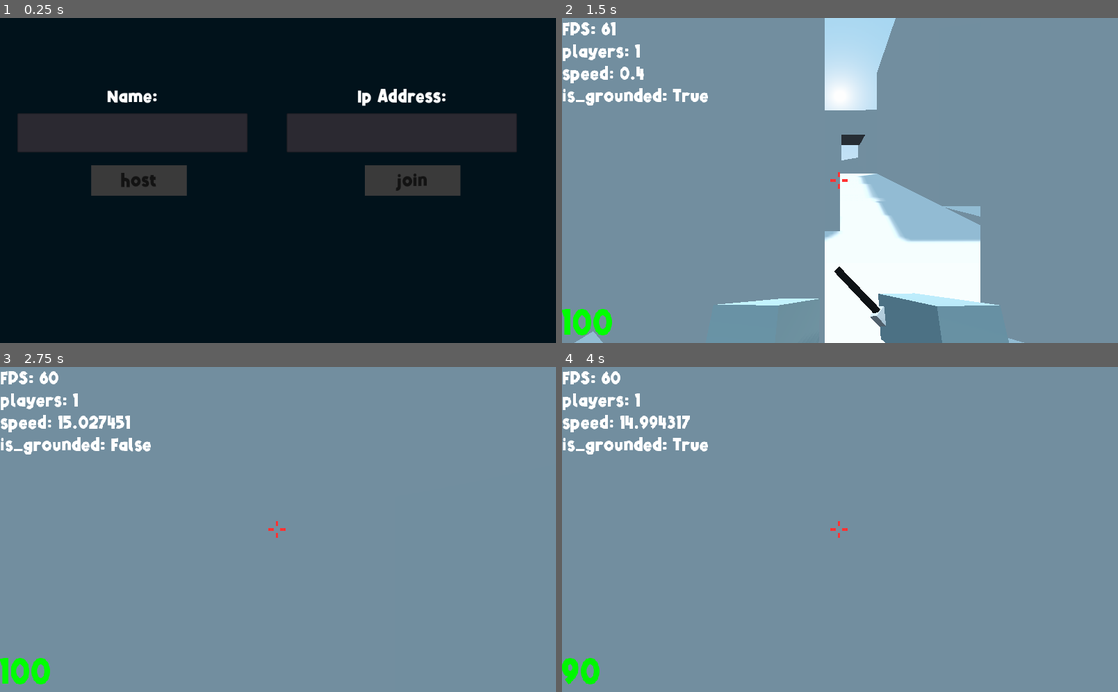
Above: before the commit, frames 1-4 (two rows, left to right).
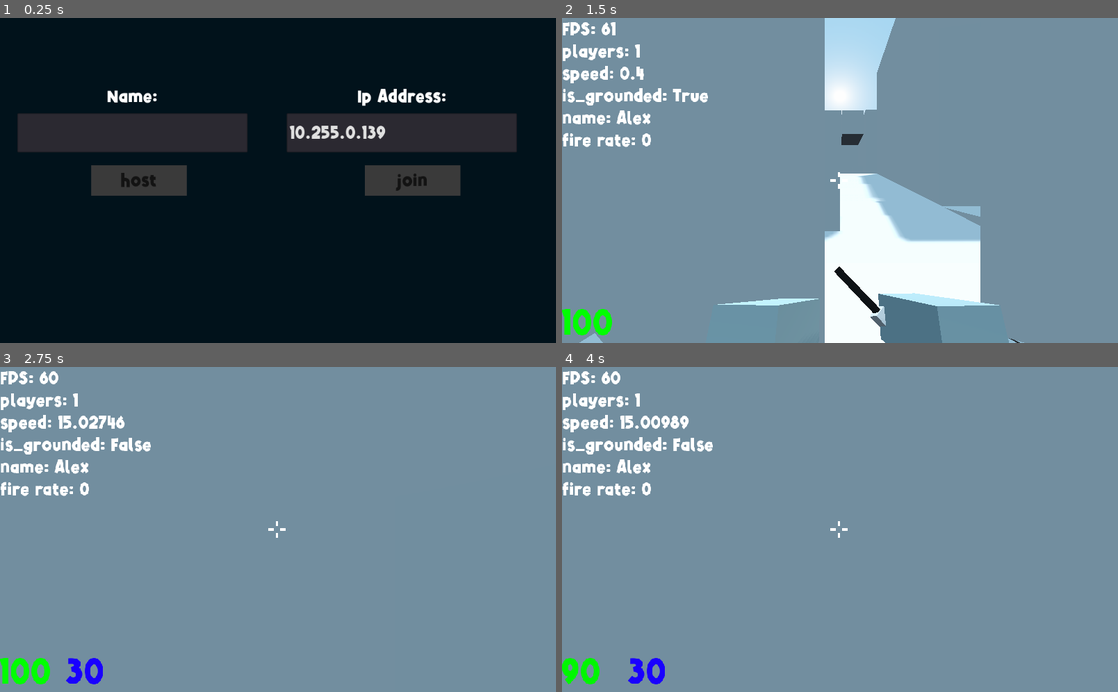
Above: after the commit, the same moments.

Repository: miklaskarjalainen/Togmen
Game: Godot game, scene res://source/scenes/title_screen.tscn
Two runs of this game, one before a commit and one after it. Both use one fixed random seed, a clock stepped at 60 frames per second and the inputs below. Sound files missing from this copy of the repository are replaced by a short silence.
Inputs (mouse positions are in pixels of both pictures, inside the frame that each line leads up to):
- Up to frame 1 (0.25 s): no input
- Up to frame 2 (1.5 s): click (695, 131) at 0.52 s; type "Alex" at 0.6 s; click "host" at 1.25 s
- Up to frame 3 (2.75 s): move the mouse to (305, 529) at 2.02 s; press the mouse at (305, 529) at 2.03 s; hold W (forwards) from 2.03 s (still down); tap Space (jump) at 2.27 s; tap 3 (web_3) at 2.3 s
- Up to frame 4 (4 s): keep holding W (forwards); move the mouse to (812, 529) at 2.77 s; release the mouse at (812, 529) at 2.78 s; tap 3 (web_3) at 2.85, 3.8 s; tap Space (jump) at 3.02 s; click (812, 529) at 3.05 s; move the mouse to (851, 523) at 3.52 s; tap G (hurt) at 3.6 s

The runs differ from the first frame. In frame 1, 0.4% of the frame differs, in the area x 52-70%, y 33-38%; in frame 2, 0.8%; in frame 3, 1.0%; in frame 4, 1.4%, in the area x 0-52%, y 14-98%.

Commit message:
Elimantion kileld tags and more

Diff:
--- a/assets/weapons/weapon.gd
+++ b/assets/weapons/weapon.gd
@@ -25,12 +25,15 @@
 		reload()
 
 # Methods #
-func reload():
+func reload(var fast := false):
 	if max_ammo == 0:
 		return
 	if cur_ammo >= max_ammo:
 		return
 	if is_reloading():
+		return
+	if fast: #Reloading without the animation
+		_on_animation_finish("reload")
 		return
 	_play_anim("reload")
 
@@ -46,10 +49,13 @@
 	if cur_ammo <= 0 and max_ammo != 0:
 		return false
 
+	# Shooting #
 	fire_rate_counter = fire_rate
 	cur_ammo -= 1
 	_play_anim("attack1")
+
 	return true
+
 
 # Getters / Setters #
 func get_cur_ammo() -> int:
@@ -86,5 +92,11 @@
 # Signals #
 
 func _on_animation_finish(anim_name:String):
+	if !visible:
+		return
+
 	if anim_name == "reload":
 		cur_ammo = max_ammo
+	# Auto Reload
+	elif anim_name == "attack1" and cur_ammo == 0:
+		reload()
--- a/source/entities/actors/hand.gd
+++ b/source/entities/actors/hand.gd
@@ -16,6 +16,8 @@
 		set_physics_process(false)
 
 func _physics_process(_delta:float):
+	Debug.add_line("fire rate", get_weapon().fire_rate_counter)
+
 	_handle_weapon_switching()
 	_handle_shooting()
 
@@ -24,6 +26,8 @@
 		_switch_weapon(0)
 	if Input.is_action_just_pressed("web_2"):
 		_switch_weapon(1)
+	if Input.is_action_just_pressed("web_3"):
+		_switch_weapon(2)
 
 func _handle_shooting():
 	if Input.is_action_just_pressed("shoot"):
@@ -38,7 +42,7 @@
 		return
 
 	# Set the raycast to the correct length
-	var max_length := get_weapon().get_max_range() as int
+	var max_length:int = get_weapon().get_max_range()
 	raycast.cast_to = Vector3(0,0, -max_length)
 	raycast.force_raycast_update()
 
@@ -51,9 +55,6 @@
 
 puppet func _switch_weapon(web:int):
 	if is_network_master():
-		if get_weapon().is_reloading():
-			return
-
 		rpc("_switch_weapon", web)
 
 	current_weapon = get_children()[web]
--- a/source/entities/actors/player.gd
+++ b/source/entities/actors/player.gd
@@ -5,21 +5,26 @@
 const GRAVITY     = 24
 
 onready var camera  := $camera_lock/camera
+onready var gui     := $ui/gui/
+var peer_name       := ""
 
 func _ready():
 	if is_network_master():
 		$body.visible = false
+		peer_name = Net.master_name
 
 func _physics_process(delta:float):
 	if is_network_master(): # This is in player's control
 		_do_player_movement(delta)
-		_send_position()
+		_update_name(peer_name)
+		_update_position(translation, $camera_lock.rotation)
+		_update_capsule_color(GameSettings.get_value("capsule_color", Color(1.0, 0.3, 0.3, 1.0)))
 
 		if Input.is_action_just_pressed("suicide"):
 			_respawn()
 		if Input.is_action_just_pressed("hurt"):
 			health -= 10
-
+		Debug.add_line("name", peer_name)
 		if health <= 0:
 			_respawn()
 
@@ -49,13 +54,32 @@
 	motion.y = move_and_slide(motion, Vector3.UP, true, 4).y
 
 func _respawn():
+	# Full heal
 	health = 100
+	# Reload all guns
+	for gun in $camera_lock/hand.get_children():
+		gun.reload(true)
+	# Respawn
 	global_transform = get_parent().get_spawn()
 
 # Networking #
-puppet func _update_info(_translation:Vector3, _rotation:Vector3):
+puppet func _update_name(_peer_name:String):
+	if is_network_master():
+		rpc("_update_name", peer_name)
+	peer_name = _peer_name
+
+puppet func _update_position(_translation:Vector3, _rotation:Vector3):
+	if is_network_master():
+		rpc_unreliable("_update_position", _translation, _rotation)
+		return
 	translation            = _translation
 	$camera_lock.rotation  = _rotation
+
+puppet func _update_capsule_color(_color:Color):
+	if is_network_master():
+		rpc_unreliable("_update_capsule_color", _color)
+		return
+	$body.material.albedo_color = _color
 
 master func _damage(dmg:int):
 	var by_who := get_tree().get_rpc_sender_id()
@@ -63,13 +87,19 @@
 	print("damaged: %s, by: %s" % [dmg, by_who])
 
 	if health <= 0:
-		print("got killed by: ", by_who)
+		gui.killed_by(get_peer_name(by_who))
+		get_peer(by_who).rpc_id(by_who, "_eliminated_peer", get_unique_id())
 		_respawn()
 
-func _send_position():
-	rpc_unreliable("_update_info", translation, $camera_lock.rotation)
+master func _eliminated_peer(id:int):
+	gui.eliminated(get_peer_name(id))
 
 # Getters / Setters #
+func get_peer(id:int):
+	return get_parent().get_node(str(id))
+
+func get_peer_name(var id := get_unique_id()) -> String:
+	return get_parent().get_peer_name(id)
 
 func get_unique_id() -> int:
 	return int(name)
--- a/source/entities/actors/player.tscn
+++ b/source/entities/actors/player.tscn
@@ -1,7 +1,8 @@
-[gd_scene load_steps=12 format=2]
+[gd_scene load_steps=13 format=2]
 
 [ext_resource path="res://source/entities/actors/player.gd" type="Script" id=1]
 [ext_resource path="res://source/entities/actors/camera.gd" type="Script" id=2]
+[ext_resource path="res://assets/weapons/deagle/Deagle.tscn" type="PackedScene" id=3]
 [ext_resource path="res://source/ui/ui.gd" type="Script" id=4]
 [ext_resource path="res://source/ui/gui.tscn" type="PackedScene" id=5]
 [ext_resource path="res://assets/weapons/knife/Knife.tscn" type="PackedScene" id=6]
@@ -34,7 +35,7 @@
 [node name="shoot_ray" type="RayCast" parent="camera_lock"]
 transform = Transform( 1, 0, 0, 0, 1, 0, 0, 0, 1, 0, 0.931604, -0.600105 )
 enabled = true
-cast_to = Vector3( 0, 0, -3 )
+cast_to = Vector3( 0, 0, -200 )
 collision_mask = 3
 
 [node name="hand" type="Spatial" parent="camera_lock"]
@@ -55,6 +56,13 @@
 is_auto = true
 max_range = 3
 
+[node name="Deagle" parent="camera_lock/hand" instance=ExtResource( 3 )]
+transform = Transform( 3, 0, 0, 0, 3, 0, 0, 0, 3, 0, 0, 0 )
+script = ExtResource( 9 )
+base_damage = 43
+max_ammo = 7
+fire_rate = 0.4
+
 [node name="AK-47" parent="camera_lock/hand" instance=ExtResource( 7 )]
 transform = Transform( 3, 0, 0, 0, 3, 0, 0, 0, 3, 0, 0, 0 )
 base_damage = 14
--- a/source/scenes/peers.gd
+++ b/source/scenes/peers.gd
@@ -24,6 +24,9 @@
 	var spawns := current_map.get_node("spawns").get_children()
 	var i      := randi() % spawns.size()
 	return spawns[i].global_transform
+
+func get_peer_name(id:int) -> String:
+	return get_node(str(id)).peer_name
 
 func _delete_peer(id:int):
 	get_node(str(id)).queue_free()
--- a/source/scenes/title_screen.gd
+++ b/source/scenes/title_screen.gd
@@ -7,6 +7,7 @@
 
 func _ready():
 	Net.connect("on_connection_ready", self, "_on_connection_ready")
+	IP_edit.text = GameSettings.get_value("default_ip", "127.0.0.1")
 
 func _physics_process(delta:float) -> void:
 	host_btn.disabled = true
@@ -25,4 +26,5 @@
 	Net.create_client(ip)
 
 func _on_connection_ready():
+	Net.set_master_name(name_edit.text)
 	get_tree().change_scene("res://source/scenes/game.tscn")
--- a/source/singleton/net.gd
+++ b/source/singleton/net.gd
@@ -6,6 +6,7 @@
 signal on_peer_connect(id)
 signal on_peer_disconnect(id)
 
+var master_name := ""
 
 func _ready():
 	get_tree().connect("network_peer_connected",    self, "_on_peer_connect")
@@ -36,6 +37,9 @@
 
 
 # Getters / Setters #
+func set_master_name(peer_name:String):
+	master_name = peer_name
+
 func peer_quit() -> void:
 	get_tree().network_peer = null
 
--- a/source/ui/gui.gd
+++ b/source/ui/gui.gd
@@ -17,6 +17,22 @@
 	_update_ammo()
 	_update_crosshair()
 
+# Methods #
+
+func hitmark_play():
+	$hitmark/anim.play("hit")
+	$hitmark/sfx.play()
+
+func eliminated(peer_name:String):
+	$elimination.text = "Eliminated %s!" % peer_name
+	$elimination/anim.play("show")
+	$elimination.add_color_override("font_color", Color.green)
+
+func killed_by(peer_name:String):
+	$elimination.text = "Got killed by %s!" % peer_name
+	$elimination/anim.play("show")
+	$elimination.add_color_override("font_color", Color.red)
+
 func _update_health():
 	var health := actor_node.health as int
 	var text_color := Color(0,0,0,1)
@@ -35,6 +51,14 @@
 func _update_crosshair():
 	$crosshair.modulate = GameSettings.get_value("crosshair_color", Color(1.0, 1.0, 1.0, 1.0))
 
-func hitmark_play():
-	$hitmark/anim.play("hit")
-	$hitmark/sfx.play()
+
+# Signals #
+
+func _on_anim_animation_finished(anim_name:String):
+	if anim_name != "show":
+		return
+	$elimination/anim.play("hide")
+
+
+func _on_sfx_finished():
+	$hitmark/sfx.stop()
--- a/source/ui/gui.tscn
+++ b/source/ui/gui.tscn
@@ -27,6 +27,49 @@
 "values": [ Color( 1, 1, 1, 0.352941 ), Color( 1, 1, 1, 0 ) ]
 }
 
+[sub_resource type="Animation" id=4]
+resource_name = "hide"
+tracks/0/type = "value"
+tracks/0/path = NodePath(".:modulate")
+tracks/0/interp = 1
+tracks/0/loop_wrap = true
+tracks/0/imported = false
+tracks/0/enabled = true
+tracks/0/keys = {
+"times": PoolRealArray( 0.7, 1 ),
+"transitions": PoolRealArray( 1, 1 ),
+"update": 0,
+"values": [ Color( 1, 1, 1, 1 ), Color( 1, 1, 1, 0 ) ]
+}
+
+[sub_resource type="Animation" id=5]
+resource_name = "show"
+length = 3.0
+tracks/0/type = "value"
+tracks/0/path = NodePath(".:rect_scale")
+tracks/0/interp = 1
+tracks/0/loop_wrap = true
+tracks/0/imported = false
+tracks/0/enabled = true
+tracks/0/keys = {
+"times": PoolRealArray( 0.1, 0.3 ),
+"transitions": PoolRealArray( 1, 1 ),
+"update": 0,
+"values": [ Vector2( 2, 2 ), Vector2( 1, 1 ) ]
+}
+tracks/1/type = "value"
+tracks/1/path = NodePath(".:modulate")
+tracks/1/interp = 1
+tracks/1/loop_wrap = true
+tracks/1/imported = false
+tracks/1/enabled = true
+tracks/1/keys = {
+"times": PoolRealArray( 0, 0.2 ),
+"transitions": PoolRealArray( 1, 1 ),
+"update": 0,
+"values": [ Color( 1, 1, 1, 0 ), Color( 1, 1, 1, 1 ) ]
+}
+
 [node name="gui" type="Control"]
 anchor_right = 1.0
 anchor_bottom = 1.0
@@ -73,6 +116,7 @@
 margin_bottom = 16.0
 __meta__ = {
 "_edit_group_": true,
+"_edit_lock_": true,
 "_edit_use_anchors_": false
 }
 
@@ -140,6 +184,7 @@
 rect_rotation = 45.0
 __meta__ = {
 "_edit_group_": true,
+"_edit_lock_": true,
 "_edit_use_anchors_": false
 }
 
@@ -200,3 +245,29 @@
 
 [node name="sfx" type="AudioStreamPlayer" parent="hitmark"]
 stream = ExtResource( 3 )
+
+[node name="elimination" type="Label" parent="."]
+modulate = Color( 1, 1, 1, 0 )
+anchor_left = 0.5
+anchor_top = 0.5
+anchor_right = 0.5
+anchor_bottom = 0.5
+margin_left = -512.0
+margin_top = -300.0
+margin_right = 512.0
+margin_bottom = 4.0
+rect_scale = Vector2( 2, 2 )
+rect_pivot_offset = Vector2( 512, 152 )
+text = "Eliminated PROJONYZ!"
+align = 1
+valign = 1
+__meta__ = {
+"_edit_use_anchors_": false
+}
+
+[node name="anim" type="AnimationPlayer" parent="elimination"]
+anims/hide = SubResource( 4 )
+anims/show = SubResource( 5 )
+
+[connection signal="finished" from="hitmark/sfx" to="." method="_on_sfx_finished"]
+[connection signal="animation_finished" from="elimination/anim" to="." method="_on_anim_animation_finished"]
--- a/source/worlds/dust2.tscn
+++ b/source/worlds/dust2.tscn
@@ -55,8 +55,8 @@
 depth = 46.0
 
 [node name="short_floor" type="CSGBox" parent="mid"]
-transform = Transform( 1, 0, 0, 0, 1, 0, 0, 0, 1, -18.1038, 1.42209, -11 )
-width = 26.0
+transform = Transform( 1, 0, 0, 0, 1, 0, 0, 0, 1, -23.4562, 1.42209, -11 )
+width = 36.8407
 height = 6.0
 depth = 50.0
 
@@ -67,14 +67,14 @@
 depth = 82.4996
 
 [node name="short_wall3" type="CSGBox" parent="mid"]
-transform = Transform( 1, 0, 0, 0, 1, 0, 0, 0, 1, -24, 12.4221, -18 )
-width = 21.7309
+transform = Transform( 1, 0, 0, 0, 1, 0, 0, 0, 1, -29, 12.4221, -18 )
+width = 30.0
 height = 28.0
 depth = 46.0
 
 [node name="short_wall4" type="CSGBox" parent="mid"]
-transform = Transform( 1, 0, 0, 0, 1, 0, 0, 0, 1, -21, 12.4221, 18 )
-width = 32.0
+transform = Transform( 1, 0, 0, 0, 1, 0, 0, 0, 1, -24.141, 12.4221, 17.974 )
+width = 38.4628
 height = 28.0
 depth = 8.0
 
@@ -88,7 +88,13 @@
 transform = Transform( 1, 0, 0, 0, 1, 0, 0, 0, 1, 23, 12.4221, -46.6482 )
 width = 10.0
 height = 28.0
-depth = 134.0
+depth = 96.328
+
+[node name="mid_wall7" type="CSGBox" parent="mid"]
+transform = Transform( 1, 0, 0, 0, 1, 0, 0, 0, 1, 30.1715, 12.3958, -46.6414 )
+width = 10.0
+height = 28.0
+depth = 192.386
 
 [node name="mid_wall4" type="CSGBox" parent="mid"]
 transform = Transform( 1, 0, 0, 0, 1, 0, 0, 0, 1, 13.4607, 12.4221, -72.7529 )
@@ -103,8 +109,8 @@
 depth = 23.1222
 
 [node name="mid_wall6" type="CSGBox" parent="mid"]
-transform = Transform( 1, 0, 0, 0, 1, 0, 0, 0, 1, 4.61387, 22.4221, -68.7529 )
-width = 8.09328
+transform = Transform( 1, 0, 0, 0, 1, 0, 0, 0, 1, 4.22537, 22.4055, -68.6109 )
+width = 7.22301
 height = 8.0
 depth = 23.1222
 
@@ -127,12 +133,105 @@
 [node name="ct_floor" type="CSGBox" parent="mid"]
 transform = Transform( 1, 0, 0, 0, 1, 0, 0, 0, 1, 2, -1, 18.4315 )
 width = 34.0
+depth = 38.2715
+
+[node name="ct_floor2" type="CSGBox" parent="mid"]
+transform = Transform( 0.993003, 0.118092, 0, -0.118092, 0.993003, 0, 0, 0, 1, -11.5461, -0.466768, 28.8402 )
+width = 61.3009
 depth = 22.0
 
 [node name="lower_floor" type="CSGBox" parent="mid"]
-transform = Transform( 1, 0, 0, 0, 1, 0, 0, 0, 1, 15, 0, 5.43147 )
-width = 14.0
-depth = 8.0
+transform = Transform( 1, 0, 0, 0, 1, 0, 0, 0, 1, 16.8761, 0, 5.43147 )
+width = 17.8914
+depth = 65.4563
+
+[node name="a" type="CSGCombiner" parent="."]
+transform = Transform( 1, 0, 0, 0, 1, 0, 0, 0, 1, 0.0100937, -3.8147e-06, -0.0741062 )
+use_collision = true
+
+[node name="mid_door3" type="CSGBox" parent="a"]
+transform = Transform( -0.914155, 0, -0.405365, 0, 1, 0, 0.405365, 0, -0.914155, -53.4261, 8.17328, -62.2491 )
+width = 6.0
+height = 8.0
+depth = 1.0
+
+[node name="mid_door4" type="CSGBox" parent="a"]
+transform = Transform( -0.94071, -0.00151281, -0.339209, -0.00179646, 0.999998, 0.000522214, 0.339207, 0.00110063, -0.940711, -62.8121, 7.99787, -63.7984 )
+width = 8.0
+height = 8.0
+depth = 1.0
+
+[node name="mid_door5" type="CSGBox" parent="a"]
+transform = Transform( -0.914155, 0, -0.405365, 0, 1, 0, 0.405365, 0, -0.914155, -53.4261, 8.59375, -39.5287 )
+width = 6.0
+height = 8.0
+depth = 1.0
+
+[node name="mid_door6" type="CSGBox" parent="a"]
+transform = Transform( -0.94071, -0.00151281, -0.339209, -0.00179646, 0.999998, 0.000522214, 0.339207, 0.00110063, -0.940711, -62.756, 8.40137, -41.0919 )
+width = 8.0
+height = 8.0
+depth = 1.0
+
+[node name="mid_door7" type="CSGBox" parent="a"]
+transform = Transform( 0.984729, 0, 0.174095, 0, 1, 0, -0.174095, 0, 0.984729, -63.5029, 6.85042, -45.3352 )
+width = 5.11795
+height = 5.01821
+depth = 8.82065
+
+[node name="short_wall5" type="CSGBox" parent="a"]
+transform = Transform( 1, 0, 0, 0, 1, 0, 0, 0, 1, -47, 12.4221, -34.7656 )
+width = 7.84161
+height = 28.0
+depth = 68.6872
+
+[node name="short_wall6" type="CSGBox" parent="a"]
+transform = Transform( 1, 0, 0, 0, 1, 0, 0, 0, 1, -70.2795, 12.4547, -78.8707 )
+width = 7.84161
+height = 28.0
+depth = 80.6619
+
+[node name="short_wall10" type="CSGBox" parent="a"]
+transform = Transform( 1, 0, 0, 0, 1, 0, 0, 0, 1, -156.745, 12.4547, 54.5229 )
+width = 7.84161
+height = 28.0
+depth = 337.852
+
+[node name="short_wall8" type="CSGBox" parent="a"]
+transform = Transform( 1, 0, 0, 0, 1, 0, 0, 0, 1, -88.7072, 13.5704, 38.8318 )
+width = 62.2278
+height = 28.0
+depth = 61.4042
+
+[node name="short_wall11" type="CSGBox" parent="a"]
+transform = Transform( 1, 0, 0, 0, 1, 0, 0, 0, 1, -94.1887, 13.5704, 149.18 )
+width = 128.986
+height = 28.0
+depth = 73.5078
+
+[node name="short_wall12" type="CSGBox" parent="a"]
+transform = Transform( 1, 0, 0, 0, 1, 0, 0, 0, 1, 15.8597, 13.5704, 78.3484 )
+width = 128.986
+height = 28.0
+depth = 83.6587
+
+[node name="short_wall9" type="CSGBox" parent="a"]
+transform = Transform( 1, 0, 0, 0, 1, 0, 0, 0, 1, -77.7422, 9.42026, -3.74335 )
+width = 13.0061
+height = 10.2234
+depth = 12.1859
+
+[node name="short_wall7" type="CSGBox" parent="a"]
+transform = Transform( 1, 0, 0, 0, 1, 0, 0, 0, 1, -76.5366, 12.4547, -117.22 )
+width = 218.752
+height = 28.0
+depth = 6.81967
+
+[node name="short_floor3" type="CSGBox" parent="a"]
+transform = Transform( 1, 0, 0, 0, 1, 0, 0, 0, 1, -103.844, -7.88601, 20.3524 )
+width = 126.818
+height = 24.6707
+depth = 283.046
 
 [node name="spawns" type="Spatial" parent="."]
 
@@ -152,7 +251,7 @@
 transform = Transform( 1, 0, 0, 0, 1, 0, 0, 0, 1, -13.274, 7.33796, 9.13908 )
 
 [node name="DirectionalLight" type="DirectionalLight" parent="."]
-transform = Transform( 0.983502, -0.00638579, 0.180784, -0.174955, -0.287616, 0.94163, 0.0459834, -0.957724, -0.283989, 0, 10.2832, 0 )
+transform = Transform( 0.983502, -0.00638581, 0.180784, -0.174955, -0.287616, 0.94163, 0.0459834, -0.957725, -0.283988, 0, 10.2832, 0 )
 light_color = Color( 0.992157, 0.980392, 0.952941, 1 )
 light_energy = 0.7
 shadow_enabled = true
Not shown, changed: assets/weapons/deagle/Deagle.gltf
Not shown, changed: settings.ini
Not shown: 2 places in source/entities/actors/player.tscn that only renumber resources
Not shown: 2 places in source/ui/gui.tscn that only renumber resources
